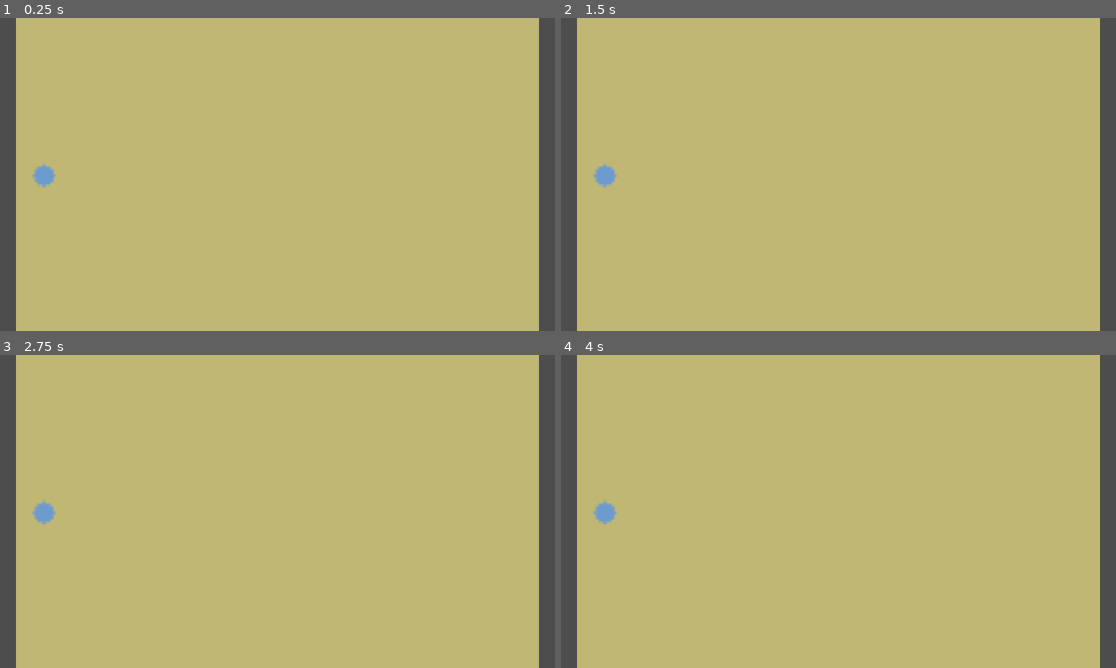
Above: before the commit, frames 1-4 (two rows, left to right).
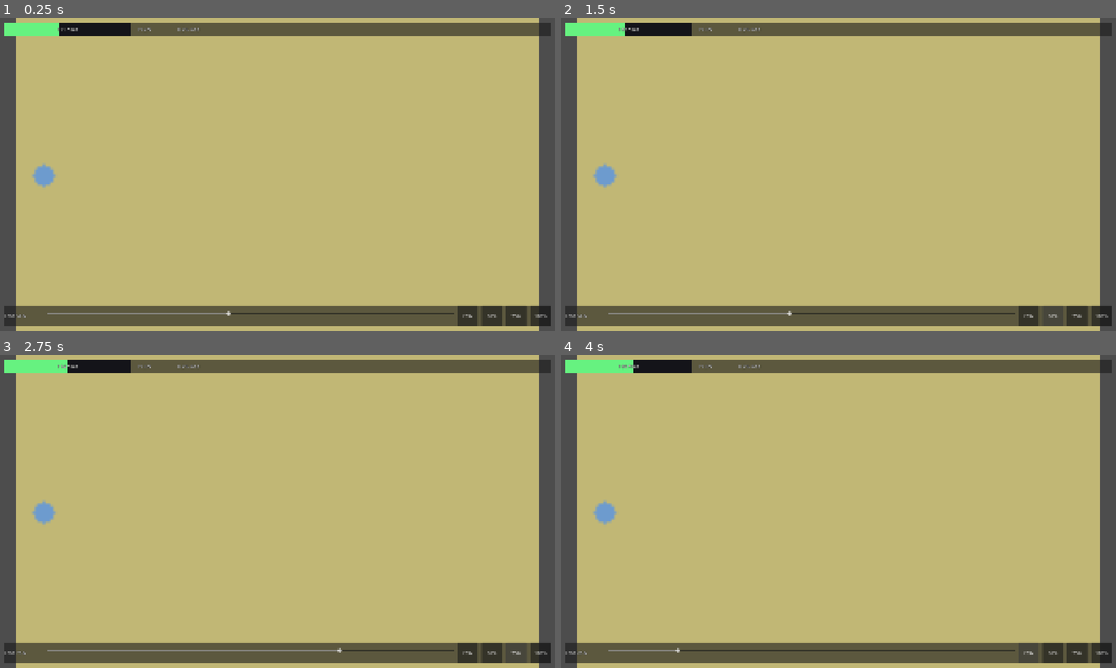
Above: after the commit, the same moments.

Repository: benbear245/crown-conquest
Game: Godot game, scene res://scenes/main.tscn
The game is run twice, just before and just after one commit, with the same random seed, the same clock (stepped at 60 frames per second) and the same inputs.
Inputs (mouse positions are in pixels of both pictures, inside the frame that each line leads up to):
- Up to frame 1 (0.25 s): no input
- Up to frame 2 (1.5 s): click (1027, 315) at 0.5 s, where only the run after the commit has a clickable "25%"; click (1054, 315) at 1.25 s, where only the run after the commit has a clickable "50%"
- Up to frame 3 (2.75 s): click (516, 652) at 2 s, where only the run after the commit has a clickable "75%"
- Up to frame 4 (4 s): click (1099, 652) at 2.75 s, where only the run after the commit has a clickable "100%"; click (1027, 652) at 3.5 s, where only the run after the commit has a clickable "25%"

The runs differ from the first frame. In frame 1, 10% of the frame differs, in the area x 0-100%, y 1-99%; in frame 2, 10%; in frame 3, 10%; in frame 4, 10%.

Commit message:
Troops and expansion
- Growth formula on tick and over-cap shrink from Balance, per docs/DESIGN.md
- Per-player border set, maintained incrementally when owners flip
- Tap free land touching the border -> expansion bucket spreads one ring every 0.3s
- Each tile costs 2 x terrain claim cost; Ruins half; leftover troops refund
- HUD built in code: troop bar with sweet-spot/over colours, troops/sec, land %
- Send slider (10-100%) with 25/50/75/100 quick buttons sized for a thumb
- Map.screen_to_tile for mapping taps back to tile coords

Co-Authored-By: Claude Opus 4.7 <noreply@anthropic.com>

Diff:
--- a/scenes/main.tscn
+++ b/scenes/main.tscn
@@ -1,10 +1,14 @@
-[gd_scene load_steps=3 format=3]
+[gd_scene load_steps=4 format=3]
 
 [ext_resource type="Script" path="res://scripts/game.gd" id="1_game"]
 [ext_resource type="Script" path="res://scripts/map.gd" id="2_map"]
+[ext_resource type="Script" path="res://scripts/hud.gd" id="3_hud"]
 
 [node name="Main" type="Node2D"]
 script = ExtResource("1_game")
 
 [node name="Map" type="Node2D" parent="."]
 script = ExtResource("2_map")
+
+[node name="HUD" type="CanvasLayer" parent="."]
+script = ExtResource("3_hud")
--- a/scripts/game.gd
+++ b/scripts/game.gd
@@ -1,9 +1,10 @@
 extends Node2D
 
 # Root of the game scene. Owns the Simulation, drives it at fixed ticks,
-# and tells the Map node to render the dirty tiles once per frame.
+# tells the Map node to render dirty tiles, and relays taps.
 
 @onready var _map: Map = $Map
+@onready var _hud: HUD = $HUD
 
 var _simulation: Simulation
 var _tick_accumulator: float = 0.0
@@ -13,14 +14,37 @@
 	_simulation = Simulation.new()
 	_simulation.start_default_match(0)
 	_map.setup(_simulation.state)
+	_hud.setup(_simulation.state)
 
 
 func _process(delta: float) -> void:
 	_tick_accumulator += delta
-	# Guard against spiral-of-death: cap catch-up at ~5 ticks per frame.
+	# Guard against spiral-of-death: cap catch-up at a handful of ticks per frame.
 	var ticks_this_frame := 0
 	while _tick_accumulator >= Balance.TICK_DELTA and ticks_this_frame < 5:
 		_tick_accumulator -= Balance.TICK_DELTA
 		_simulation.advance_tick()
 		ticks_this_frame += 1
 	_map.render()
+	_hud.update_from_state()
+
+
+func _unhandled_input(event: InputEvent) -> void:
+	if event is InputEventMouseButton:
+		var mb: InputEventMouseButton = event
+		if mb.pressed and mb.button_index == MOUSE_BUTTON_LEFT:
+			_try_tap(mb.position)
+	elif event is InputEventScreenTouch:
+		var st: InputEventScreenTouch = event
+		if st.pressed:
+			_try_tap(st.position)
+
+
+func _try_tap(screen_pos: Vector2) -> void:
+	var tile: Vector2i = _map.screen_to_tile(screen_pos)
+	if tile.x < 0:
+		return
+	if _simulation.state.players.is_empty():
+		return
+	var local_id: int = _simulation.state.players[0].id
+	_simulation.player_expand(local_id, tile.x, tile.y, _hud.send_fraction())
--- /dev/null
+++ b/scripts/hud.gd
@@ -0,0 +1,198 @@
+class_name HUD
+extends CanvasLayer
+
+# Thumb-friendly HUD built in code so there is one scene file to look at.
+# Only reads from GameState; never mutates it.
+
+const QUICK_BUTTONS: Array[float] = [0.25, 0.50, 0.75, 1.00]
+const MARGIN: int = 16
+const BAR_HEIGHT: int = 32
+const BAR_WIDTH: int = 440
+const COLOR_SWEET: Color = Color(0.40, 0.95, 0.50)
+const COLOR_NORMAL: Color = Color(0.95, 0.85, 0.35)
+const COLOR_OVER: Color = Color(0.95, 0.40, 0.35)
+const COLOR_TEXT: Color = Color(0.95, 0.95, 0.95)
+
+var _state: GameState
+var _send_fraction: float = 0.50
+
+var _bar_bg: ColorRect
+var _bar_fill: ColorRect
+var _troop_label: Label
+var _per_sec_label: Label
+var _land_label: Label
+var _slider: HSlider
+var _slider_label: Label
+
+
+func _ready() -> void:
+	layer = 10
+	_build_top()
+	_build_bottom()
+
+
+func setup(state: GameState) -> void:
+	_state = state
+	update_from_state()
+
+
+func send_fraction() -> float:
+	return _send_fraction
+
+
+# --- Build (one-time) --------------------------------------------------------
+
+func _build_top() -> void:
+	var panel := PanelContainer.new()
+	panel.set_anchors_preset(Control.PRESET_TOP_WIDE)
+	panel.offset_left = MARGIN
+	panel.offset_right = -MARGIN
+	panel.offset_top = MARGIN
+	panel.offset_bottom = MARGIN + BAR_HEIGHT + 16
+	panel.mouse_filter = Control.MOUSE_FILTER_IGNORE
+	add_child(panel)
+
+	var row := HBoxContainer.new()
+	row.add_theme_constant_override("separation", 20)
+	row.mouse_filter = Control.MOUSE_FILTER_IGNORE
+	panel.add_child(row)
+
+	var bar_wrap := Control.new()
+	bar_wrap.custom_minimum_size = Vector2(BAR_WIDTH, BAR_HEIGHT)
+	bar_wrap.mouse_filter = Control.MOUSE_FILTER_IGNORE
+	row.add_child(bar_wrap)
+
+	_bar_bg = ColorRect.new()
+	_bar_bg.color = Color(0.08, 0.08, 0.10)
+	_bar_bg.set_anchors_preset(Control.PRESET_FULL_RECT)
+	_bar_bg.mouse_filter = Control.MOUSE_FILTER_IGNORE
+	bar_wrap.add_child(_bar_bg)
+
+	_bar_fill = ColorRect.new()
+	_bar_fill.color = COLOR_NORMAL
+	_bar_fill.anchor_left = 0.0
+	_bar_fill.anchor_right = 0.0
+	_bar_fill.anchor_top = 0.0
+	_bar_fill.anchor_bottom = 1.0
+	_bar_fill.offset_left = 0.0
+	_bar_fill.offset_right = 0.0
+	_bar_fill.offset_top = 0.0
+	_bar_fill.offset_bottom = 0.0
+	_bar_fill.mouse_filter = Control.MOUSE_FILTER_IGNORE
+	bar_wrap.add_child(_bar_fill)
+
+	_troop_label = Label.new()
+	_troop_label.set_anchors_preset(Control.PRESET_FULL_RECT)
+	_troop_label.horizontal_alignment = HORIZONTAL_ALIGNMENT_CENTER
+	_troop_label.vertical_alignment = VERTICAL_ALIGNMENT_CENTER
+	_troop_label.add_theme_color_override("font_color", COLOR_TEXT)
+	_troop_label.add_theme_color_override("font_outline_color", Color.BLACK)
+	_troop_label.add_theme_constant_override("outline_size", 4)
+	_troop_label.text = "0 / 0"
+	_troop_label.mouse_filter = Control.MOUSE_FILTER_IGNORE
+	bar_wrap.add_child(_troop_label)
+
+	_per_sec_label = _make_stat_label("+0.0/s", 120)
+	row.add_child(_per_sec_label)
+	_land_label = _make_stat_label("0.0% land", 130)
+	row.add_child(_land_label)
+
+
+func _make_stat_label(initial: String, min_width: int) -> Label:
+	var lbl := Label.new()
+	lbl.custom_minimum_size = Vector2(min_width, BAR_HEIGHT)
+	lbl.vertical_alignment = VERTICAL_ALIGNMENT_CENTER
+	lbl.add_theme_color_override("font_color", COLOR_TEXT)
+	lbl.add_theme_color_override("font_outline_color", Color.BLACK)
+	lbl.add_theme_constant_override("outline_size", 4)
+	lbl.text = initial
+	lbl.mouse_filter = Control.MOUSE_FILTER_IGNORE
+	return lbl
+
+
+func _build_bottom() -> void:
+	var panel := PanelContainer.new()
+	panel.set_anchors_preset(Control.PRESET_BOTTOM_WIDE)
+	panel.offset_left = MARGIN
+	panel.offset_right = -MARGIN
+	panel.offset_bottom = -MARGIN
+	panel.offset_top = -(Balance.MIN_BUTTON_PX + 32)
+	panel.mouse_filter = Control.MOUSE_FILTER_IGNORE
+	add_child(panel)
+
+	var row := HBoxContainer.new()
+	row.add_theme_constant_override("separation", 12)
+	row.mouse_filter = Control.MOUSE_FILTER_IGNORE
+	panel.add_child(row)
+
+	_slider_label = Label.new()
+	_slider_label.custom_minimum_size = Vector2(140, Balance.MIN_BUTTON_PX)
+	_slider_label.vertical_alignment = VERTICAL_ALIGNMENT_CENTER
+	_slider_label.add_theme_color_override("font_color", COLOR_TEXT)
+	_slider_label.add_theme_color_override("font_outline_color", Color.BLACK)
+	_slider_label.add_theme_constant_override("outline_size", 4)
+	_slider_label.text = "Send 50%"
+	_slider_label.mouse_filter = Control.MOUSE_FILTER_IGNORE
+	row.add_child(_slider_label)
+
+	_slider = HSlider.new()
+	_slider.custom_minimum_size = Vector2(240, Balance.MIN_BUTTON_PX)
+	_slider.size_flags_horizontal = Control.SIZE_EXPAND_FILL
+	_slider.min_value = Balance.SEND_MIN_FRACTION * 100.0
+	_slider.max_value = Balance.SEND_MAX_FRACTION * 100.0
+	_slider.step = 1.0
+	_slider.value = _send_fraction * 100.0
+	_slider.value_changed.connect(_on_slider_changed)
+	row.add_child(_slider)
+
+	for i in range(QUICK_BUTTONS.size()):
+		var frac: float = QUICK_BUTTONS[i]
+		var btn := Button.new()
+		btn.text = "%d%%" % int(frac * 100.0)
+		btn.custom_minimum_size = Vector2(72, Balance.MIN_BUTTON_PX)
+		var captured: float = frac
+		btn.pressed.connect(func() -> void: _set_fraction(captured))
+		row.add_child(btn)
+
+
+# --- Updates (every frame) ---------------------------------------------------
+
+func update_from_state() -> void:
+	if _state == null or _state.players.is_empty():
+		return
+	var p: Player = _state.players[0]
+	var cap: float = p.troop_cap()
+	_troop_label.text = "%d / %d" % [int(p.troops), int(cap)]
+	var ratio: float = 0.0
+	if cap > 0.0:
+		ratio = p.troops / cap
+	var fill_fraction: float = clampf(ratio, 0.0, 1.0)
+	_bar_fill.anchor_right = fill_fraction
+	var in_sweet: bool = ratio >= Balance.TROOP_BAR_SWEET_LOW and ratio <= Balance.TROOP_BAR_SWEET_HIGH
+	if p.troops > cap:
+		_bar_fill.color = COLOR_OVER
+	elif in_sweet:
+		_bar_fill.color = COLOR_SWEET
+	else:
+		_bar_fill.color = COLOR_NORMAL
+	var tps: float = p.troops_per_second_at(cap)
+	_per_sec_label.text = "%+.1f/s" % tps
+	var usable: int = _state.total_usable_tiles()
+	var denom: float = float(maxi(usable, 1))
+	var land_pct: float = 100.0 * float(p.land) / denom
+	_land_label.text = "%.1f%% land" % land_pct
+
+
+func _on_slider_changed(v: float) -> void:
+	_send_fraction = v / 100.0
+	_update_slider_label()
+
+
+func _set_fraction(frac: float) -> void:
+	_send_fraction = frac
+	_slider.value = frac * 100.0
+	_update_slider_label()
+
+
+func _update_slider_label() -> void:
+	_slider_label.text = "Send %d%%" % int(round(_send_fraction * 100.0))
--- a/scripts/map.gd
+++ b/scripts/map.gd
@@ -60,11 +60,32 @@
 func _draw() -> void:
 	if not _ready_to_draw or _texture == null:
 		return
-	# Fit the map inside the viewport while keeping its aspect ratio.
+	var r := _draw_rect()
+	draw_texture_rect(_texture, r, false)
+
+
+func _draw_rect() -> Rect2:
 	var vp_size := get_viewport_rect().size
 	var tex_w := float(_state.width)
 	var tex_h := float(_state.height)
 	var s: float = minf(vp_size.x / tex_w, vp_size.y / tex_h)
 	var out_size := Vector2(tex_w * s, tex_h * s)
 	var out_pos := (vp_size - out_size) * 0.5
-	draw_texture_rect(_texture, Rect2(out_pos, out_size), false)
+	return Rect2(out_pos, out_size)
+
+
+func screen_to_tile(screen_pos: Vector2) -> Vector2i:
+	if _state == null or _texture == null:
+		return Vector2i(-1, -1)
+	var r := _draw_rect()
+	if not r.has_point(screen_pos):
+		return Vector2i(-1, -1)
+	var local := screen_pos - r.position
+	var s := r.size.x / float(_state.width)
+	if s <= 0.0:
+		return Vector2i(-1, -1)
+	var tx := int(local.x / s)
+	var ty := int(local.y / s)
+	tx = clampi(tx, 0, _state.width - 1)
+	ty = clampi(ty, 0, _state.height - 1)
+	return Vector2i(tx, ty)
--- a/scripts/sim/player.gd
+++ b/scripts/sim/player.gd
@@ -24,6 +24,21 @@
 # Peak land this match (for XP after a match).
 var peak_land: int = 0
 
+# Expansion bucket: troops committed to grabbing free land. Refunded when done.
+var expansion_troops: float = 0.0
+var expansion_timer: float = 0.0        # seconds until the next ring tick
+
 
 func troop_cap() -> float:
 	return Balance.TROOP_CAP_BASE + Balance.TROOP_CAP_PER_LAND * float(land)
+
+
+# Growth rate in troops/second at this player's current state. Positive when
+# below the cap, negative (shrink toward the cap) when over it.
+func troops_per_second_at(cap: float) -> float:
+	if troops > cap:
+		return -(troops - cap) * Balance.OVER_CAP_SHRINK_PER_SEC
+	if cap <= 0.0:
+		return 0.0
+	var interest := Balance.GROWTH_INTEREST_RATE_PER_SEC * troops * (1.0 - troops / cap)
+	return Balance.GROWTH_BASE_PER_SEC + Balance.GROWTH_PER_LAND_PER_SEC * float(land) + interest
--- a/scripts/sim/simulation.gd
+++ b/scripts/sim/simulation.gd
@@ -2,7 +2,7 @@
 extends RefCounted
 
 # Drives the match. 10 ticks per second. Never touches nodes.
-# For Prompt 1 it only sets up the state and advances the tick counter.
+# Pure data in, pure data out.
 
 const NEIGHBOR_OFFSETS: Array[Vector2i] = [
 	Vector2i(1, 0), Vector2i(-1, 0), Vector2i(0, 1), Vector2i(0, -1),
@@ -10,6 +10,8 @@
 
 var state: GameState = GameState.new()
 
+
+# --- Match setup -------------------------------------------------------------
 
 func start_default_match(match_seed: int = 0) -> void:
 	state.configure(Balance.MAP_MEDIUM_WIDTH, Balance.MAP_MEDIUM_HEIGHT, match_seed)
@@ -18,7 +20,7 @@
 
 
 func _fill_default_terrain() -> void:
-	# Plains everywhere for Prompt 1. Terrain generation lands in Prompt 3.
+	# Plains everywhere for Prompt 2. Terrain generation lands in Prompt 3.
 	for i in range(state.terrain.size()):
 		state.terrain[i] = Balance.TERRAIN_PLAINS
 
@@ -30,7 +32,6 @@
 	p.color = Balance.color_for_player(1)
 	p.troops = Balance.STARTING_TROOPS
 	state.players.append(p)
-	# Place the starting circle near the left of the map.
 	@warning_ignore("integer_division")
 	var cy: int = state.height / 2
 	var cx: int = 10
@@ -39,35 +40,200 @@
 
 func _claim_circle(player: Player, cx: int, cy: int, r: int) -> void:
 	var r2 := r * r
-	var count := 0
 	for y in range(maxi(0, cy - r), mini(state.height, cy + r + 1)):
 		for x in range(maxi(0, cx - r), mini(state.width, cx + r + 1)):
 			var dx := x - cx
 			var dy := y - cy
 			if dx * dx + dy * dy <= r2:
-				state.set_owner(x, y, player.id)
-				count += 1
-	player.land = count
-	player.peak_land = count
-	_rebuild_border_for(player)
-
-
-func _rebuild_border_for(player: Player) -> void:
-	player.border.clear()
-	for i in range(state.owners.size()):
-		if state.owners[i] != player.id:
-			continue
-		var p := state.idx_to_xy(i)
+				_claim_tile(player.id, x, y)
+
+
+# --- Tick loop ---------------------------------------------------------------
+
+func advance_tick() -> void:
+	_apply_growth()
+	_apply_expansions()
+	state.tick_count += 1
+
+
+func _apply_growth() -> void:
+	for p in state.players:
+		if not p.is_alive:
+			continue
+		var cap := p.troop_cap()
+		if p.troops > cap:
+			var extra := p.troops - cap
+			p.troops = cap + extra * (1.0 - Balance.OVER_CAP_SHRINK_PER_SEC * Balance.TICK_DELTA)
+		else:
+			p.troops += p.troops_per_second_at(cap) * Balance.TICK_DELTA
+			if p.troops > cap:
+				p.troops = cap
+
+
+func _apply_expansions() -> void:
+	for p in state.players:
+		if p.expansion_troops <= 0.0 or not p.is_alive:
+			continue
+		p.expansion_timer -= Balance.TICK_DELTA
+		if p.expansion_timer > 0.0:
+			continue
+		p.expansion_timer += Balance.EXPANSION_RING_INTERVAL_SEC
+		_expand_one_ring(p)
+
+
+# --- Player commands ---------------------------------------------------------
+
+# Returns true if the expansion was accepted. The tapped tile must be free
+# (or Ruins) and touch the player's border.
+func player_expand(player_id: int, tx: int, ty: int, fraction: float) -> bool:
+	var p := state.get_player(player_id)
+	if p == null or not p.is_alive:
+		return false
+	if not state.in_bounds(tx, ty):
+		return false
+	var target_owner: int = state.owners[state.idx(tx, ty)]
+	if target_owner == player_id:
+		return false
+	# Prompt 2: expansion only. Attacks land in Prompt 5.
+	if target_owner != 0 and target_owner != GameState.RUINS_OWNER_ID:
+		return false
+	if state.is_blocked_terrain(state.terrain[state.idx(tx, ty)]):
+		return false
+	if not _tile_touches_player(tx, ty, player_id):
+		return false
+	var frac := clampf(fraction, Balance.SEND_MIN_FRACTION, Balance.SEND_MAX_FRACTION)
+	var send_amount := floorf(p.troops * frac)
+	if send_amount <= 0.0:
+		return false
+	p.troops -= send_amount
+	p.expansion_troops += send_amount
+	# Start the first ring soon so the player sees instant feedback.
+	if p.expansion_timer <= 0.0:
+		p.expansion_timer = Balance.EXPANSION_RING_INTERVAL_SEC
+	return true
+
+
+# --- Expansion engine --------------------------------------------------------
+
+func _expand_one_ring(player: Player) -> void:
+	var frontier := _collect_frontier(player)
+	if frontier.is_empty():
+		_refund_expansion(player)
+		return
+	var min_cost := INF
+	for ni: int in frontier:
+		var ow: int = state.owners[ni]
+		var cost := _claim_cost_idx(ni, ow)
+		if cost < min_cost:
+			min_cost = cost
+		if player.expansion_troops < cost:
+			continue
+		player.expansion_troops -= cost
+		var p := state.idx_to_xy(ni)
+		_claim_tile(player.id, p.x, p.y)
+	if player.expansion_troops < min_cost:
+		_refund_expansion(player)
+
+
+func _collect_frontier(player: Player) -> PackedInt32Array:
+	# Free (unowned/ruins) non-blocked tiles 4-adjacent to this player's border.
+	var seen := {}
+	var out := PackedInt32Array()
+	for i: int in player.border.keys():
+		var pos := state.idx_to_xy(i)
 		for off in NEIGHBOR_OFFSETS:
-			var nx := p.x + off.x
-			var ny := p.y + off.y
+			var nx := pos.x + off.x
+			var ny := pos.y + off.y
 			if not state.in_bounds(nx, ny):
 				continue
-			if state.get_owner_at(nx, ny) != player.id:
-				player.border[i] = true
-				break
-
-
-func advance_tick() -> void:
-	# Prompt 1: just advance time. Growth and expansion arrive in Prompt 2.
-	state.tick_count += 1
+			var ni := state.idx(nx, ny)
+			if seen.has(ni):
+				continue
+			var ow: int = state.owners[ni]
+			if ow != 0 and ow != GameState.RUINS_OWNER_ID:
+				continue
+			if state.is_blocked_terrain(state.terrain[ni]):
+				continue
+			seen[ni] = true
+			out.append(ni)
+	return out
+
+
+func _claim_cost_idx(tile_idx: int, prev_owner: int) -> float:
+	var t: int = state.terrain[tile_idx]
+	if t < 0 or t >= Balance.TERRAIN_CLAIM_COST.size():
+		return Balance.CLAIM_COST_BASE
+	var cost := Balance.CLAIM_COST_BASE * Balance.TERRAIN_CLAIM_COST[t]
+	if prev_owner == GameState.RUINS_OWNER_ID:
+		cost *= Balance.RUINS_CLAIM_MULT
+	return cost
+
+
+func _refund_expansion(player: Player) -> void:
+	player.troops += player.expansion_troops
+	player.expansion_troops = 0.0
+	player.expansion_timer = 0.0
+
+
+# --- Tile claim + border bookkeeping -----------------------------------------
+
+func _claim_tile(player_id: int, x: int, y: int) -> void:
+	var i := state.idx(x, y)
+	var prev: int = state.owners[i]
+	if prev == player_id:
+		return
+	state.set_owner_idx(i, player_id)
+	_update_borders_on_change(i, prev, player_id)
+
+
+func _update_borders_on_change(i: int, from_owner: int, to_owner: int) -> void:
+	var pos := state.idx_to_xy(i)
+	var from_player: Player = state.get_player(from_owner)
+	var to_player: Player = state.get_player(to_owner)
+	if from_player != null:
+		from_player.border.erase(i)
+		from_player.land -= 1
+	if to_player != null:
+		to_player.land += 1
+		if to_player.land > to_player.peak_land:
+			to_player.peak_land = to_player.land
+		if _tile_is_border(i, to_owner):
+			to_player.border[i] = true
+	# Any neighbour owned by either player may have become/stopped being border.
+	for off in NEIGHBOR_OFFSETS:
+		var nx := pos.x + off.x
+		var ny := pos.y + off.y
+		if not state.in_bounds(nx, ny):
+			continue
+		var ni := state.idx(nx, ny)
+		var nowner: int = state.owners[ni]
+		var np := state.get_player(nowner)
+		if np == null:
+			continue
+		if _tile_is_border(ni, nowner):
+			np.border[ni] = true
+		else:
+			np.border.erase(ni)
+
+
+func _tile_is_border(i: int, owner_id: int) -> bool:
+	var pos := state.idx_to_xy(i)
+	for off in NEIGHBOR_OFFSETS:
+		var nx := pos.x + off.x
+		var ny := pos.y + off.y
+		if not state.in_bounds(nx, ny):
+			continue
+		if state.owners[state.idx(nx, ny)] != owner_id:
+			return true
+	return false
+
+
+func _tile_touches_player(x: int, y: int, player_id: int) -> bool:
+	for off in NEIGHBOR_OFFSETS:
+		var nx := x + off.x
+		var ny := y + off.y
+		if not state.in_bounds(nx, ny):
+			continue
+		if state.owners[state.idx(nx, ny)] == player_id:
+			return true
+	return false
Not shown, added: scripts/hud.gd.uid
Not shown, changed: docs/PROGRESS.md
